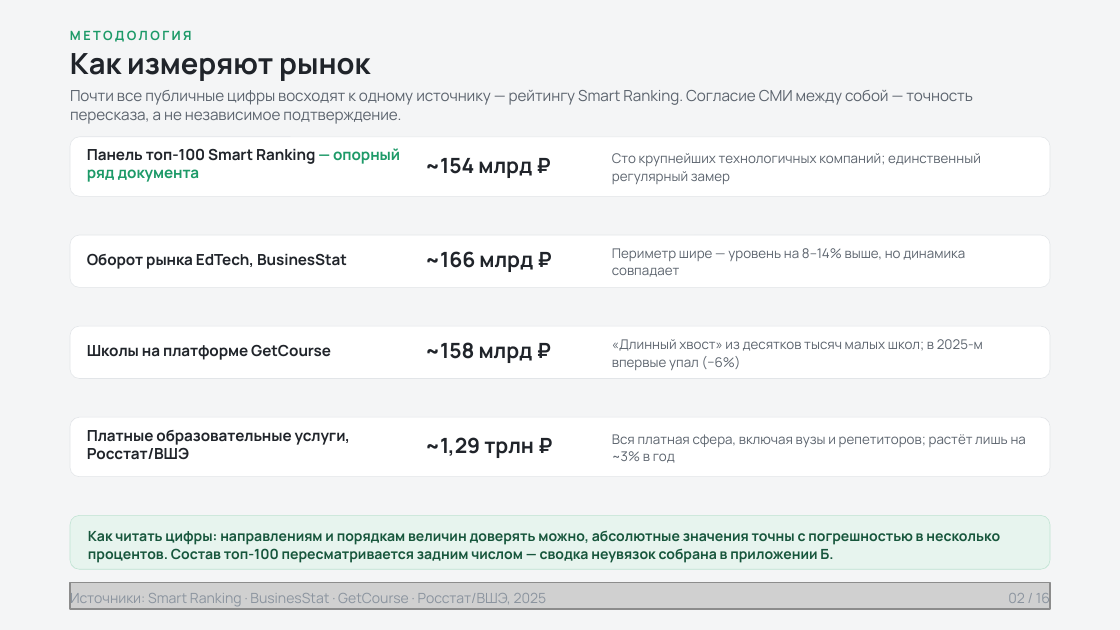
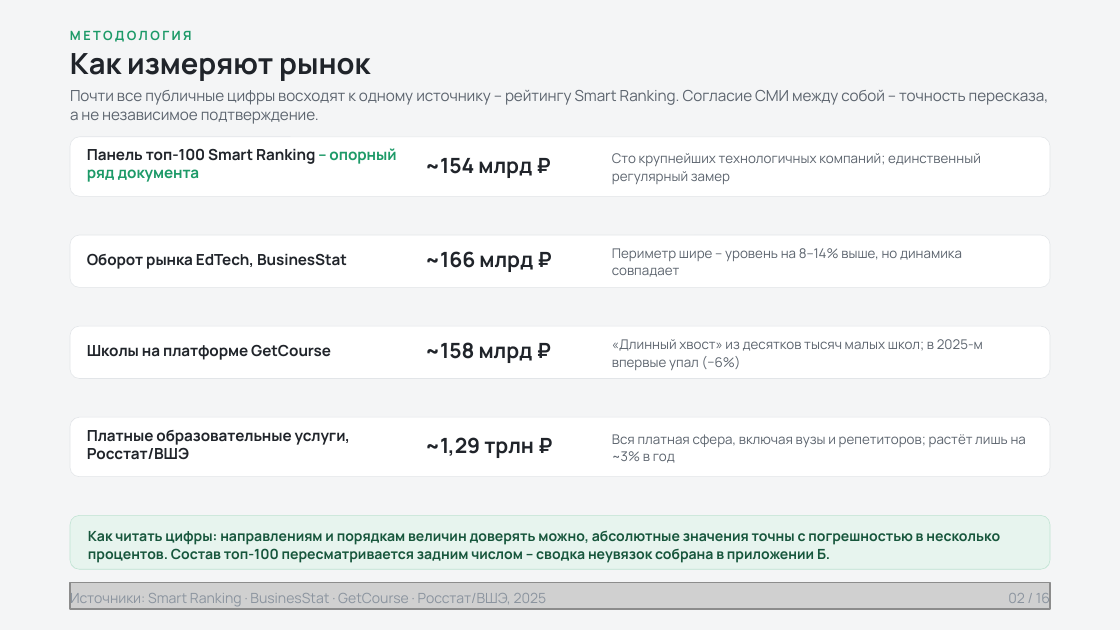
Before and after one commit to Alastor1991/freelance-portfolio, a slide deck: slide 2 of projects/05-online-obrazovanie/source/presentation-show.pptx. Drawn at 1120x630 pixels with LibreOffice and Linux fonts; fonts in the diff are those of the drawing; grey boxes stand for pictures. Boxes give left, top, right and bottom in pixels: in the first picture for what was removed or moved away, otherwise in the second. Text is boxed around its words. In the diff, an @@ line names an element or a change of style, - is before the commit and + after.

```diff
--- a/projects/05-online-obrazovanie/source/presentation-show.pptx
+++ b/projects/05-online-obrazovanie/source/presentation-show.pptx
@@ text at (70,90,1049,124): text changed @@
-Почти все публичные цифры восходят к одному источнику — рейтингу Smart Ranking. Согласие СМИ между собой — точность пересказа, а не независимое подтверждение.
+Почти все публичные цифры восходят к одному источнику – рейтингу Smart Ranking. Согласие СМИ между собой – точность пересказа, а не независимое подтверждение.
@@ text at (87,148,396,182): text changed @@
-Панель топ-100 Smart Ranking — опорный ряд документа
+Панель топ-100 Smart Ranking – опорный ряд документа
@@ text at (612,248,962,277): text changed @@
-Периметр шире — уровень на 8–14% выше, но динамика совпадает
+Периметр шире – уровень на 8–14% выше, но динамика совпадает
@@ text in rounded rectangle at (88,530,1000,563): text changed @@
-Как читать цифры: направлениям и порядкам величин доверять можно, абсолютные значения точны с погрешностью в несколько процентов. Состав топ-100 пересматривается задним числом — сводка неувязок собрана в приложении Б.
+Как читать цифры: направлениям и порядкам величин доверять можно, абсолютные значения точны с погрешностью в несколько процентов. Состав топ-100 пересматривается задним числом – сводка неувязок собрана в приложении Б.
```
Also in this commit, not shown: 17 other slides changed, 10 other files.
